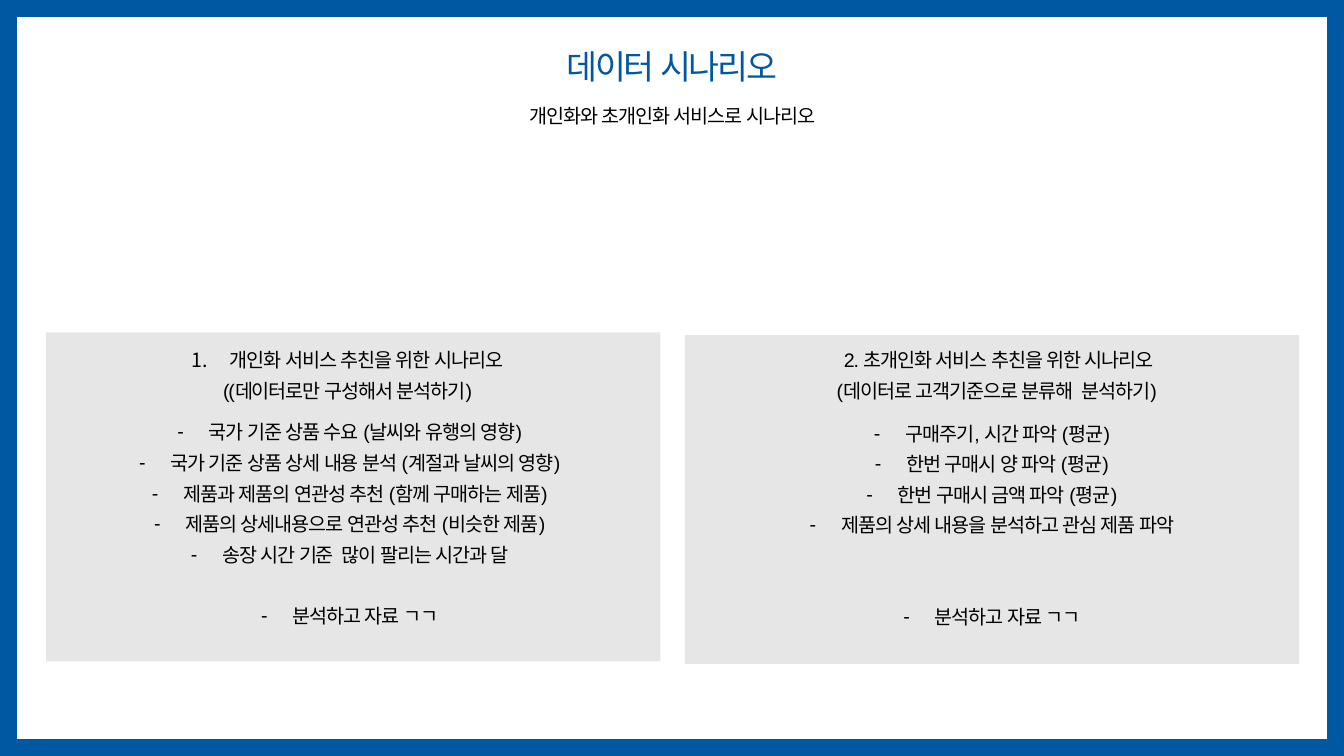
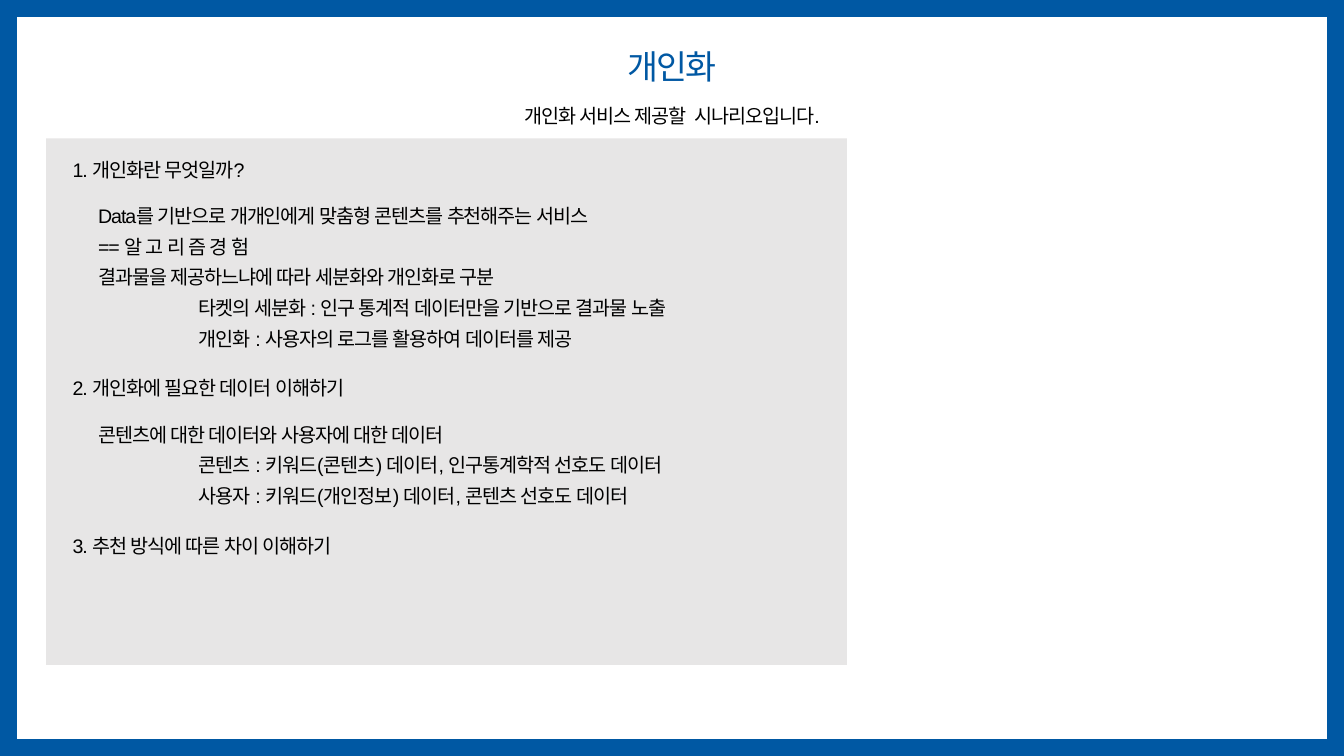
Before and after one commit to Dorabean/Data-Analysis_200311, a slide deck: slide 5 of O_Retail초안.pptx. Drawn at 1344x756 pixels with LibreOffice and Linux fonts; fonts in the diff are those of the drawing. Boxes give left, top, right and bottom in pixels: in the first picture for what was removed or moved away, otherwise in the second. Text is boxed around its words. In the diff, an @@ line names an element or a change of style, - is before the commit and + after.

Commit message:
불러오기 3 success
원하는 데이터는 불러오기 가능합니다.

```diff
--- a/O_Retail초안.pptx
+++ b/O_Retail초안.pptx
@@ text at (628,51,717,82): text changed @@
-데이터 시나리오
+개인화
@@ text at (524,106,820,125): text changed @@
-개인화와 초개인화 서비스로 시나리오
+개인화 서비스 제공할 시나리오입니다.
@@ rectangle: place and size @@
-rectangle at (46,333,660,661)
+rectangle at (46,138,847,664)
@@ text added at (73,160,245,179), 14 pt, text #000000 @@
+1. 개인화란 무엇일까?
@@ text at (98,206,666,348): text changed @@
-– 국가 기준 상품 수요 (날씨와 유행의 영향)
-– 국가 기준 상품 상세 내용 분석 (계절과 날씨의 영향)
-– 제품과 제품의 연관성 추천 (함께 구매하는 제품)
-– 제품의 상세내용으로 연관성 추천 (비슷한 제품)
-– 송장 시간 기준 많이 팔리는 시간과 달
-– 분석하고 자료 ㄱㄱ
+Data를 기반으로 개개인에게 맞춤형 콘텐츠를 추천해주는 서비스
+== 알 고 리 즘 경 험
+결과물을 제공하느냐에 따라 세분화와 개인화로 구분
+타켓의 세분화 : 인구 통계적 데이터만을 기반으로 결과물 노출
+개인화 : 사용자의 로그를 활용하여 데이터를 제공
@@ rectangle removed at (685,335,1299,663) @@
@@ text removed at (837,350,1156,402) @@
-2. 초개인화 서비스 추친을 위한 시나리오
-(데이터로 고객기준으로 분류해 분석하기)
@@ text at (73,378,344,397): text changed @@
-1. 개인화 서비스 추친을 위한 시나리오
-((데이터로만 구성해서 분석하기)
+2. 개인화에 필요한 데이터 이해하기
@@ text added at (98,425,662,507), 14 pt, text #000000 @@
+콘텐츠에 대한 데이터와 사용자에 대한 데이터
+콘텐츠 : 키워드(콘텐츠) 데이터, 인구통계학적 선호도 데이터
+사용자 : 키워드(개인정보) 데이터, 콘텐츠 선호도 데이터
@@ text removed at (841,424,1174,626) @@
-– 구매주기, 시간 파악 (평균)
-– 한번 구매시 양 파악 (평균)
-– 한번 구매시 금액 파악 (평균)
-– 제품의 상세 내용을 분석하고 관심 제품 파악
-– 분석하고 자료 ㄱㄱ
@@ text added at (73,536,332,555), 14 pt, text #000000 @@
+3. 추천 방식에 따른 차이 이해하기
```
Also in this commit, not shown: 3 other slides changed, 1 other file.
